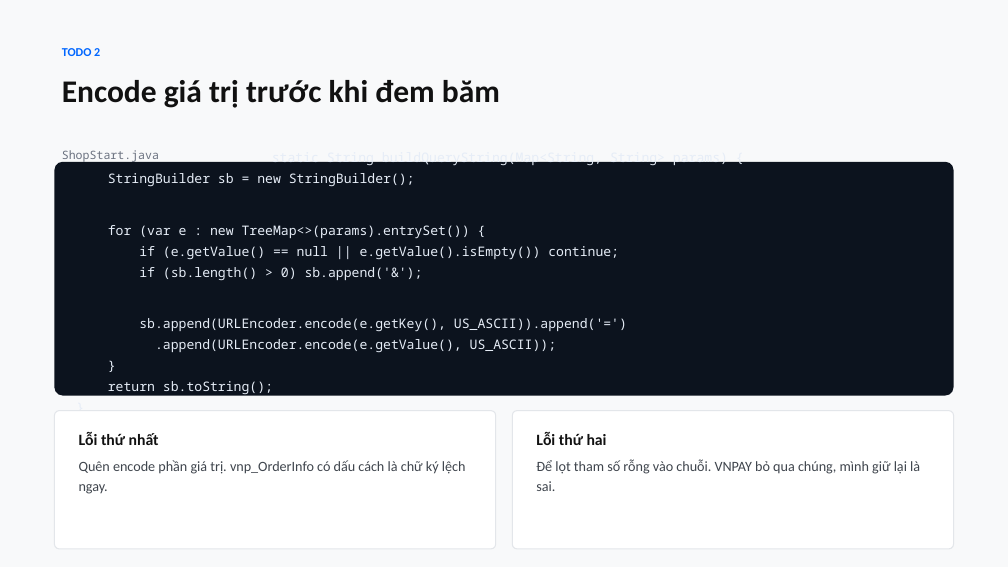
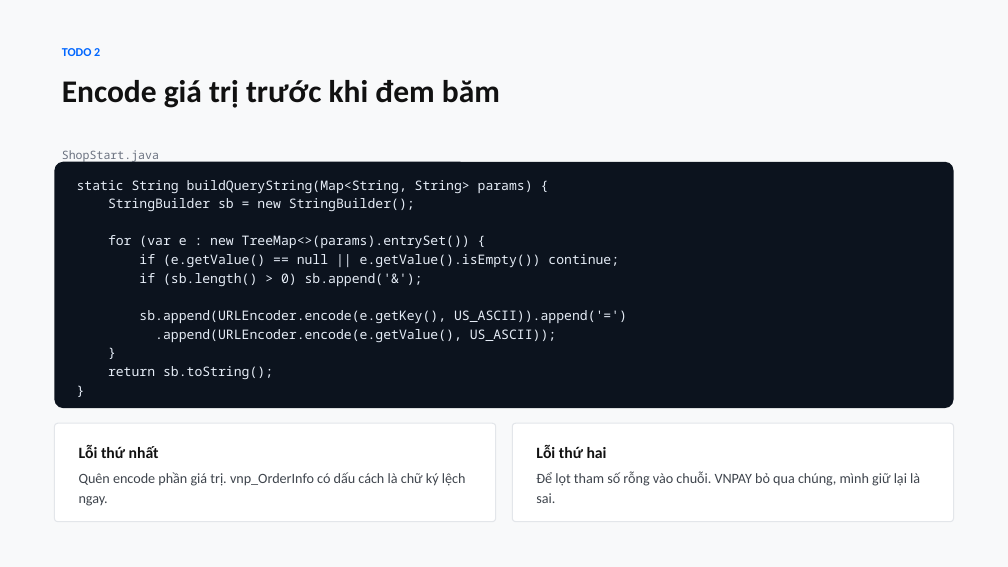
Before and after one commit to conchocon154/vnpay-seminar, a slide deck: slide 7 of VNPAY-seminar.pptx. Drawn at 1008x567 pixels with LibreOffice and Linux fonts; fonts in the diff are those of the drawing. Boxes give left, top, right and bottom in pixels: in the first picture for what was removed or moved away, otherwise in the second. Text is boxed around its words. In the diff, an @@ line names an element or a change of style, - is before the commit and + after.

```diff
--- a/VNPAY-seminar.pptx
+++ b/VNPAY-seminar.pptx
@@ rounded rectangle "static String buildQueryString(Map<String, String> params) ...": place and size @@
-rounded rectangle "static String buildQueryString(Map<String, String> params) ..." at bbox=[54, 162, 954, 395]
+rounded rectangle "static String buildQueryString(Map<String, String> params) ..." at bbox=[54, 162, 954, 408]
@@ rounded rectangle "static String buildQueryString(Map<String, String> params) ..." at bbox=[54, 162, 954, 408]: alignment centre to left; line spacing 1.34 to 17.8pt; vertical alignment middle to top @@
@@ rounded rectangle: place and size @@
-rounded rectangle at bbox=[54, 411, 496, 549]
+rounded rectangle at bbox=[54, 423, 496, 522]
@@ text "Lỗi thứ nhất": place and size @@
-text "Lỗi thứ nhất" at bbox=[79, 432, 466, 494]
+text "Lỗi thứ nhất" at bbox=[79, 445, 466, 506]
@@ rounded rectangle: place and size @@
-rounded rectangle at bbox=[513, 411, 954, 549]
+rounded rectangle at bbox=[513, 423, 954, 522]
@@ text "Lỗi thứ hai": place and size @@
-text "Lỗi thứ hai" at bbox=[536, 432, 920, 491]
+text "Lỗi thứ hai" at bbox=[536, 445, 920, 503]
```
Also in this commit, not shown: 16 other slides changed, 1 slide added, 1 slide removed, 1 other file.
